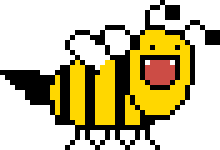
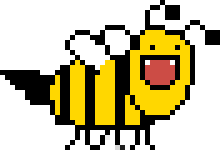
Comparing the layer stacks of the two 220 x 150 images. Changes:
painted on "Ebene 1" over (x1=85, y1=135, x2=160, y2=150)
